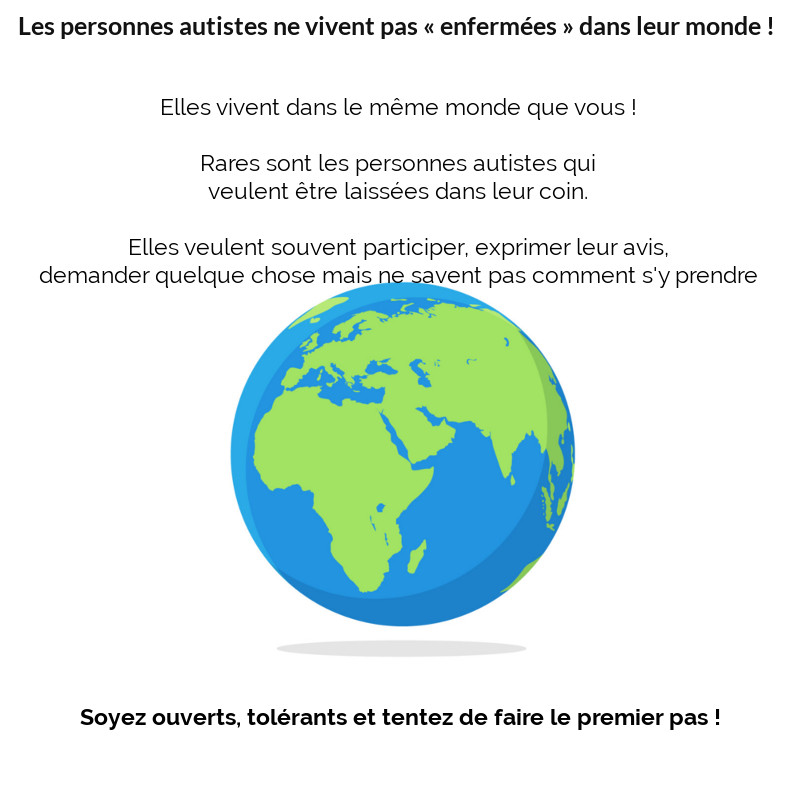
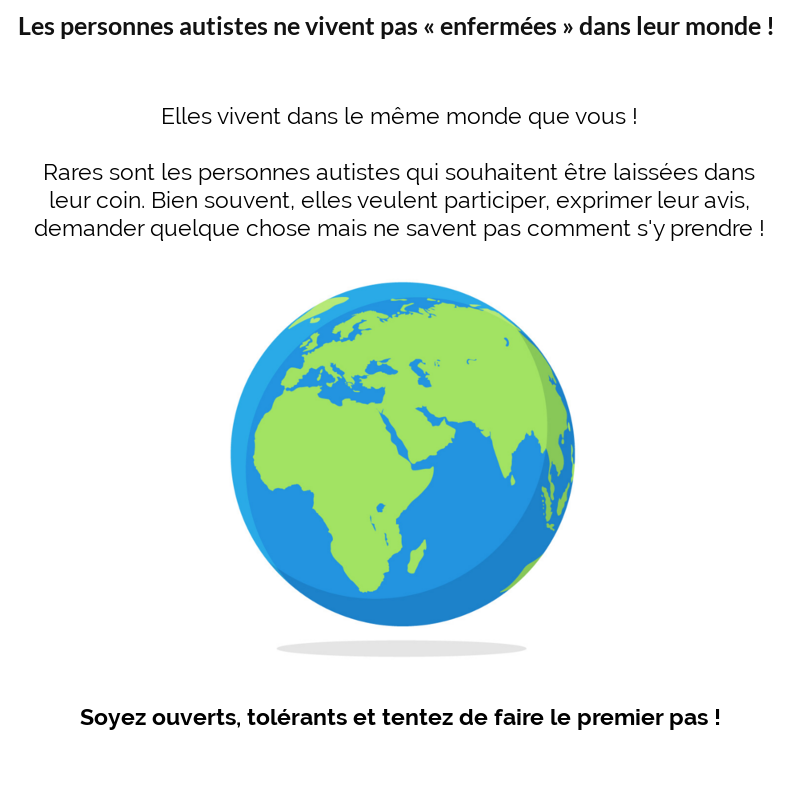
Revision of a layered 800px x 800px image; what changed, layer by layer:
painted on "Elles vivent dans le même mond..." over [34, 98, 763, 288]
